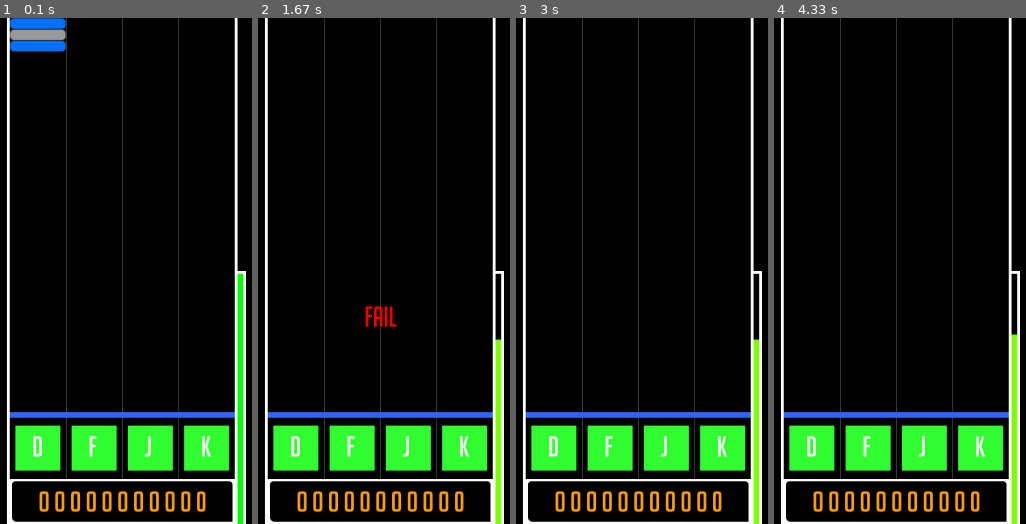
Above: before the commit, frames 1-4 (left to right).
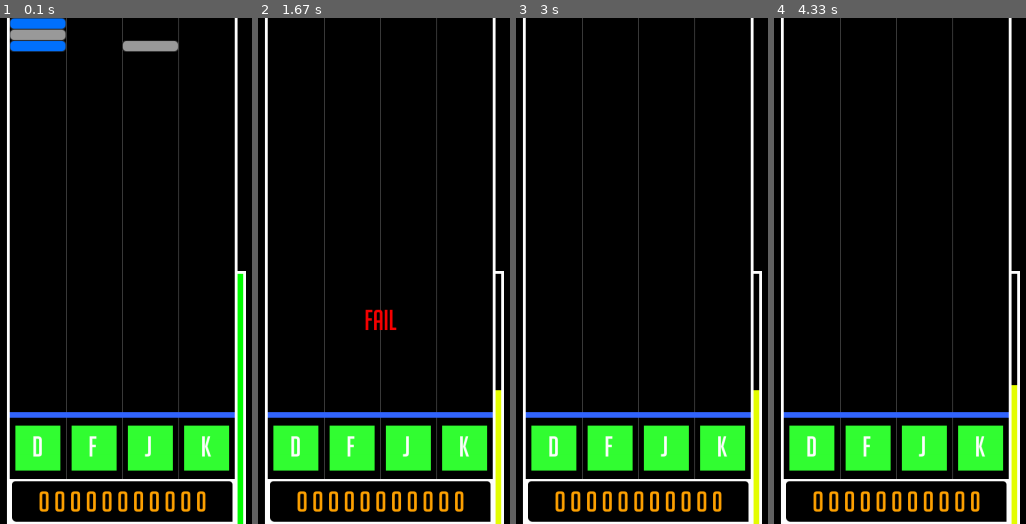
Above: after the commit, the same moments.

Repository: DeltaFrog1407/DELTABEAT
Game: pygame game, started from import pygame.py
Two runs of this game, one before a commit and one after it. Both use one fixed random seed, a clock stepped at 60 frames per second and the inputs below.
Inputs:
- Up to frame 1 (0.1 s): no input
- Up to frame 2 (1.67 s): tap F at 0.33 s
- Up to frame 3 (3 s): no input
- Up to frame 4 (4.33 s): no input

The runs differ from the first frame. In frame 1, 0.5% of the frame differs, in the area x 48-72%, y 4-7%; in frame 2, 1.1%, in the area x 42-97%, y 56-100%; in frame 3, 0.9%; in frame 4, 0.9%.

Commit message:
Update import pygame.py

Diff:
--- a/import pygame.py
+++ b/import pygame.py
@@ -134,6 +134,11 @@
         self.notes_0.append(Note_long(0, 10, 3))
         self.notes_0.append(Note_long(0, 10, 4))
         self.notes_0.append(Note_long(0, 10, 5))
+        self.notes_0.append(Note_long(0, 10, 6))
+        self.notes_0.append(Note_long(0, 10, 7))
+        self.notes_0.append(Note_long(0, 10, 8))
+        self.notes_2.append(Note(2, 10))
+
 
 
     def note_decesion(self, note_ypos, line): # 노트 판정
@@ -177,8 +182,21 @@
 
 
     def run_logic(self):
+        # 롱노트 D
+        for note in self.notes_0:
+            if self.pressed_d == True and note.type == 1 and abs(self.notes_0[0].rect.y - FRAME_HEIGHT*7/9 + 5) < 20:
+                del self.notes_0[0]
+                effect = Effect(FRAME_X + FRAME_WIDTH/4 - 50, FRAME_HEIGHT* 7/9 + 5)
+                self.effect_group.add(effect)
+                self.press.play(0)
+                self.score += 10
+                self.hp += 3
+                self.combo += 1
+                self.decesion = "PERFECT"
+                self.deci_color = SKY_BLUE
+                self.tmr = 0
+                self.tmr += 1
         # 노트가 밖에 나갈 때 삭제
-        for note in self.notes_0:
             if note.out_of_screen():
                 del self.notes_0[0]
                 self.decesion = "FAIL"
@@ -358,9 +376,6 @@
                                 effect = Effect(FRAME_X + FRAME_WIDTH/4*note.lane + 50, FRAME_HEIGHT* 7/9 + 5)
                                 self.effect_group.add(effect)
 
-
-
-
                 if event.key == pygame.K_f: # f 키를 누름
                     self.press.play(0)
                     self.pressed_f = True
